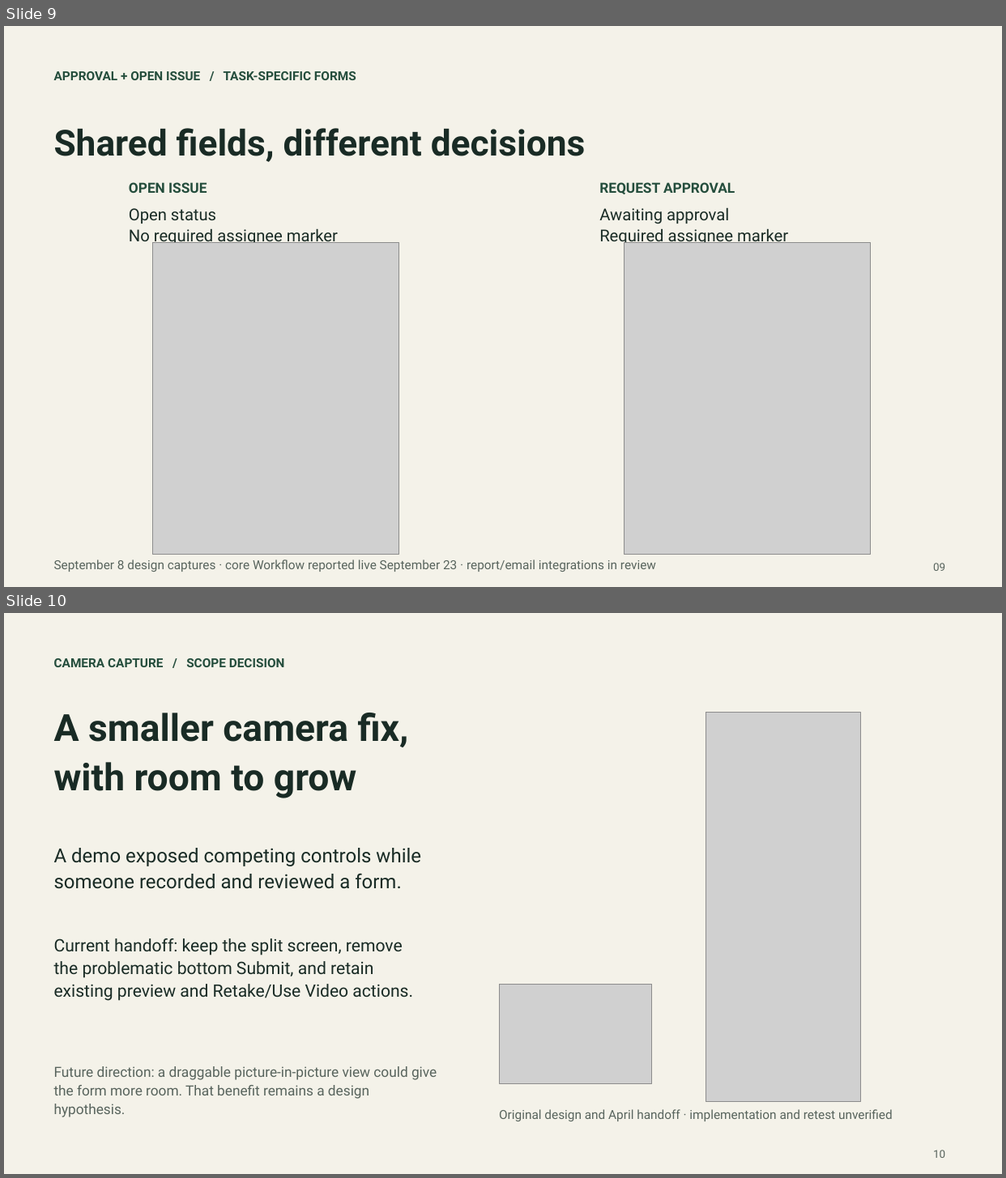
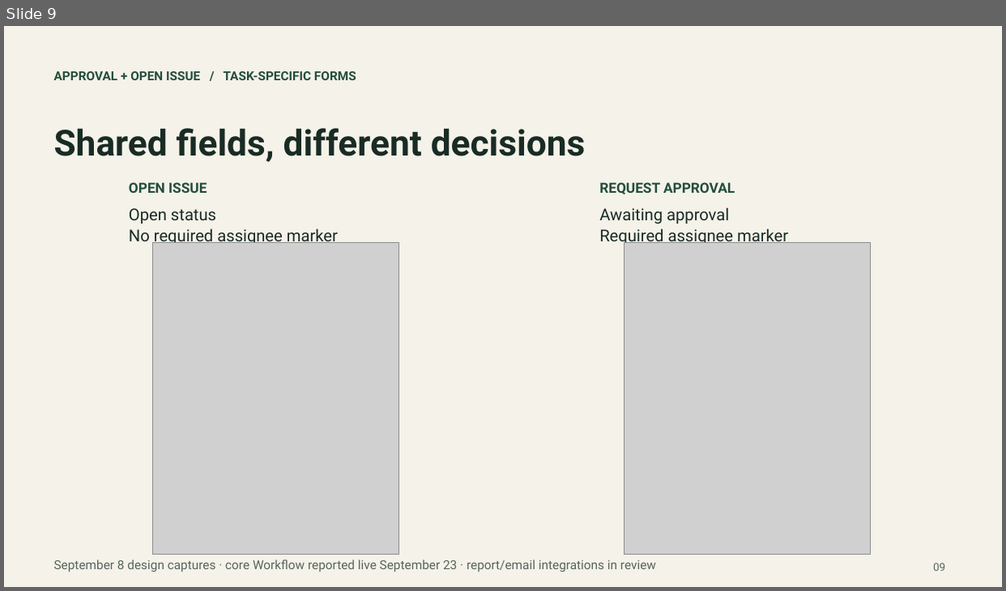
Before and after one commit to JonathanKHobson/portfolio, a slide deck: downloads/design/kyle-hobson-design-deck.pptx. Shown one above the other, each under a label of ours: slides 9 and 10 before the commit, slide 9 after it. The pictures are 1006x1178 and 1006x591 pixels, drawn with LibreOffice and Linux fonts; fonts in the diff are those of the drawing; grey boxes stand for pictures. Boxes give left, top, right and bottom in pixels: in the first picture for what was removed or moved away, otherwise in the second. Text is boxed around its words. In the diff, an @@ line names an element or a change of style, - is before the commit and + after.

Commit message:
Show original evidence and visual sequences in Design cases

```diff
--- a/downloads/design/kyle-hobson-design-deck.pptx
+++ b/downloads/design/kyle-hobson-design-deck.pptx
@@ slide 10 removed at [4, 613, 1002, 1174], background #F4F2E9 @@
@@ text removed at [54, 658, 285, 667] @@
-CAMERA CAPTURE / SCOPE DECISION
@@ text removed at [54, 713, 409, 798] @@
-A smaller camera fix,
-with room to grow
@@ picture removed at [706, 712, 860, 1102] @@
@@ text removed at [54, 848, 421, 889] @@
-A demo exposed competing controls while someone recorded and reviewed a form.
@@ text removed at [54, 939, 413, 1001] @@
-Current handoff: keep the split screen, remove the problematic bottom Submit, and retain existing preview and Retake/Use Video actions.
@@ picture removed at [499, 984, 651, 1084] @@
@@ text removed at [54, 1067, 437, 1118] @@
-Future direction: a draggable picture-in-picture view could give the form more room. That benefit remains a design hypothesis.
@@ text removed at [499, 1110, 893, 1122] @@
-Original design and April handoff · implementation and retest unverified
@@ text removed at [933, 1150, 945, 1158] @@
-10
```
Also in this commit, not shown: 3 slides changed, 3 slides added, 46 other files.
